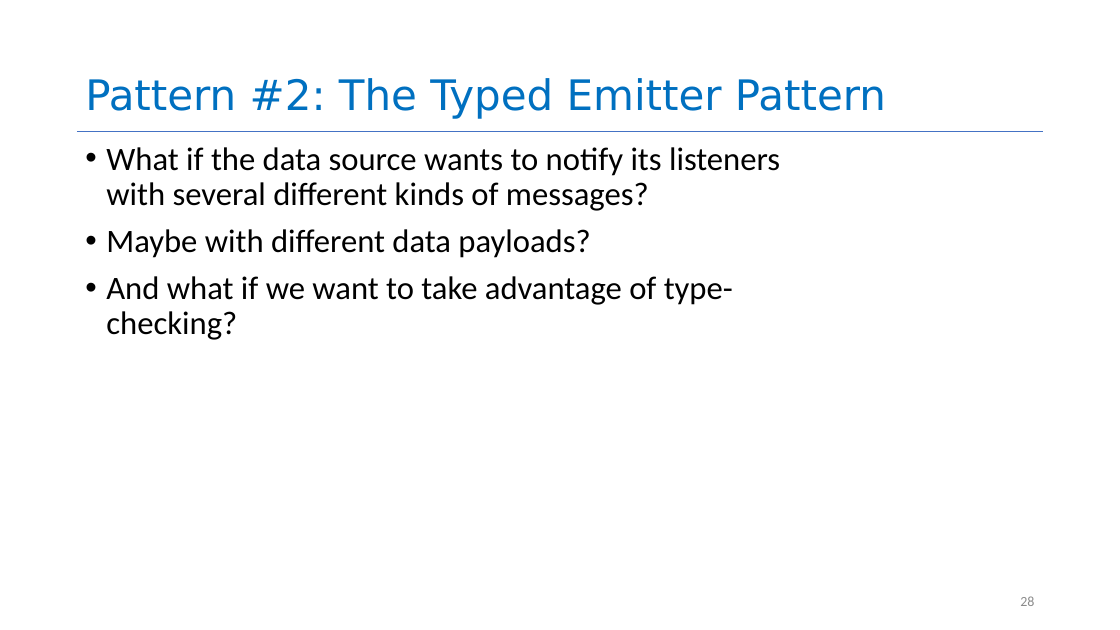
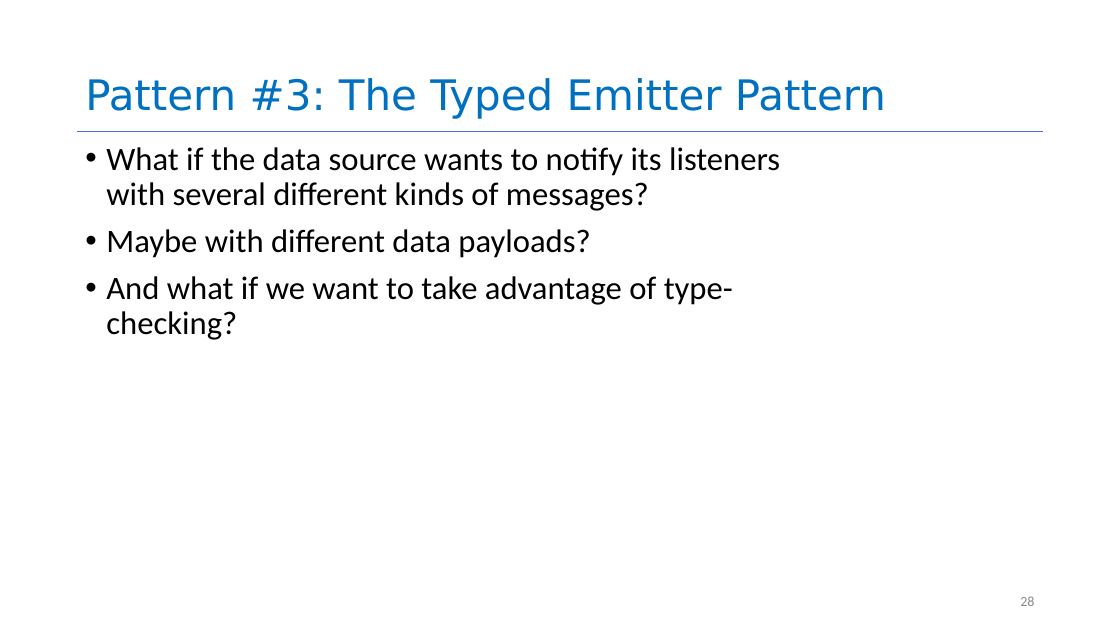
Before and after one commit to neu-se/CS4530-Spring-2024, a slide deck: slide 28 of Slides/Module 05 Interaction-Level Design Patterns.pptx. Drawn at 1120x630 pixels with LibreOffice and Linux fonts; fonts in the diff are those of the drawing. Boxes give left, top, right and bottom in pixels: in the first picture for what was removed or moved away, otherwise in the second. Text is boxed around its words. In the diff, an @@ line names an element or a change of style, - is before the commit and + after.

```diff
--- a/Slides/Module 05 Interaction-Level Design Patterns.pptx
+++ b/Slides/Module 05 Interaction-Level Design Patterns.pptx
@@ title at bbox=[85, 78, 886, 119]: text changed @@
-Pattern #2: The Typed Emitter Pattern
+Pattern #3: The Typed Emitter Pattern
```
Also in this commit, not shown: 6 other slides changed, 2 other files.
